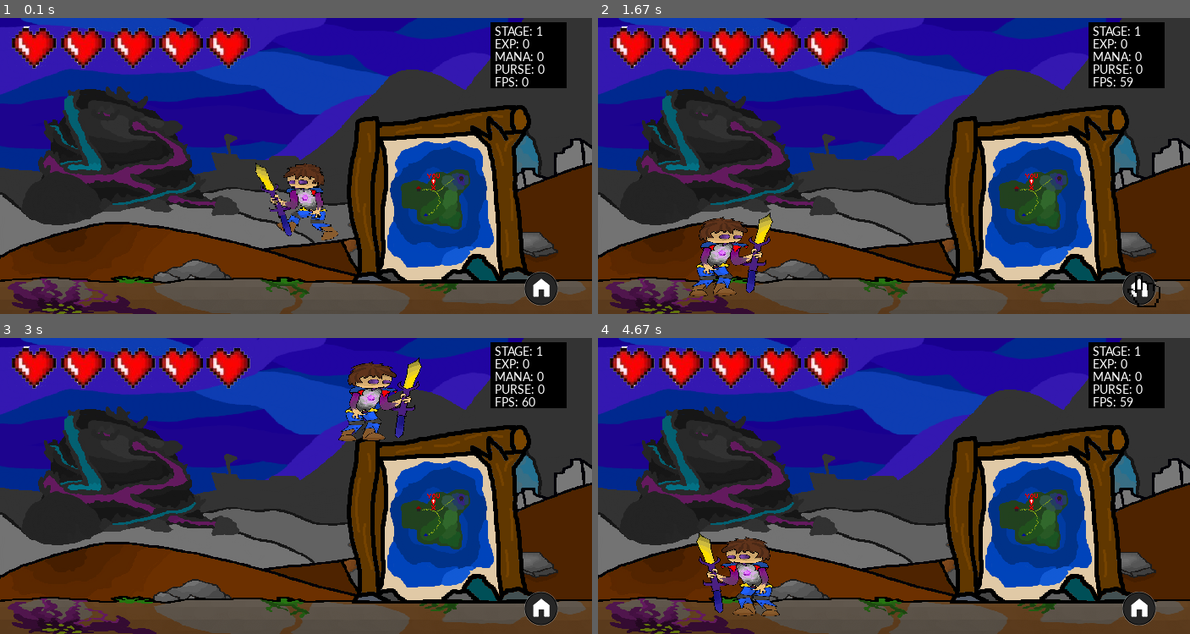
Above: before the commit, frames 1-4 (two rows, left to right).
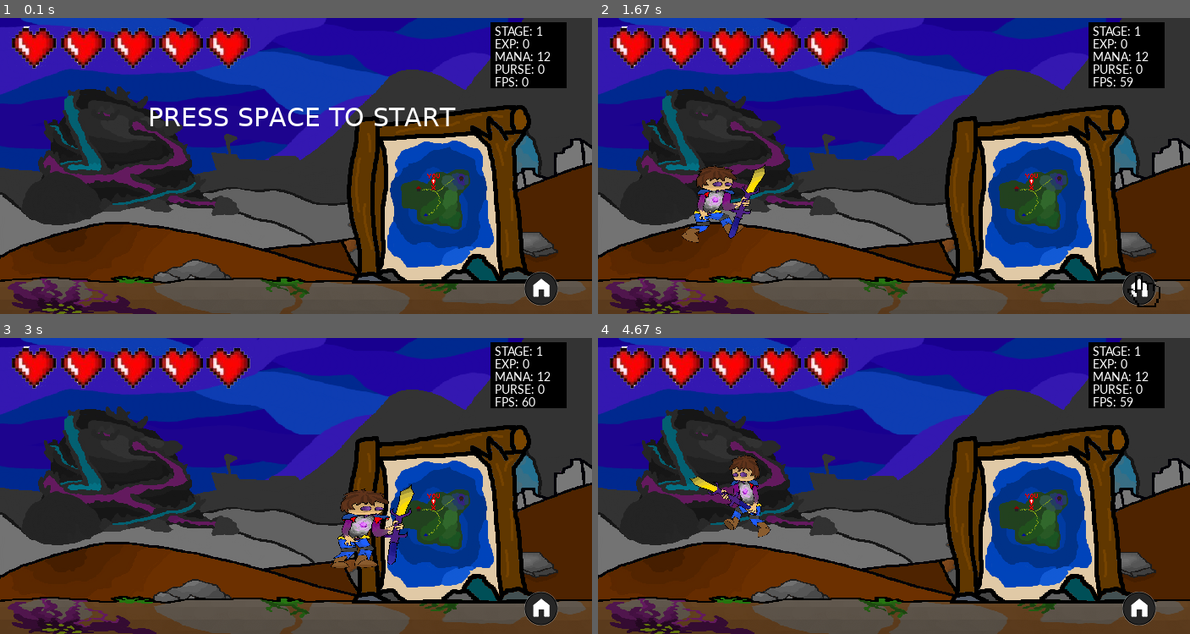
Above: after the commit, the same moments.

Repository: lolbit511/moribus-test-
Game: pygame game, started from Moribus/main.py
Same seed, same stepped clock (60 frames per second), same inputs: the game is played once before the commit and once after it.
Inputs (mouse positions are in pixels of both pictures, inside the frame that each line leads up to):
- Up to frame 1 (0.1 s): no input
- Up to frame 2 (1.67 s): hold Space 0.33-0.8 s; hold Right 0.33-0.8 s; hold N 0.83-1.3 s; hold Right 0.83-1.3 s; tap Space at 0.9, 1.2 s; click (1142, 290) at 1.38 s
- Up to frame 3 (3 s): right-click (355, 551) at 1.72 s; hold D 2-2.47 s; tap Space at 2.07, 2.37, 2.57, 2.9 s; hold Up 2.5-2.8 s; hold D from 2.83 s (still down)
- Up to frame 4 (4.67 s): tap Space at 3.2, 3.4, 3.7, 3.97, 4.27 s; release D at 3.3 s; hold Left 3.33-3.87 s; hold A 3.9-4.3 s; right-click (751, 426) at 4.38 s

The runs differ from the first frame. In frame 1, 2.9% of the frame differs, in the area x 25-93%, y 11-76%; in frame 2, 3.5%; in frame 3, 4.1%, in the area x 52-95%, y 6-88%; in frame 4, 3.3%.

Commit message:
add starting menu

Diff:
--- a/Moribus/main.py
+++ b/Moribus/main.py
@@ -81,7 +81,11 @@
     def __init__(self):
 
         super().__init__()
-        self.image = pygame.image.load("images/playerWalk1.png")
+        self.start = False
+        self.startdone = False
+
+        self.image = pygame.image.load("images/player.png")
+        #self.imageorg = self.image
         #cropped = pygame.Surface((80, 80))
         #cropped.blit(self.image, (-80, -80))
         #self.subsurface = pygame.Surface.subsurface(20, 2, 80, 98)
@@ -99,6 +103,8 @@
         self.jumping = False
         self.running = False
         self.move_frame = 0
+        self.jumpheight = -13
+        self.jump_timer = 250
         # Combat
         self.attacking = False
         self.attack_frame = 0
@@ -224,7 +230,14 @@
         self.rect.center = self.pos  # Updates rect
 
 
+
     def update(self): #player
+        if self.jumpheight == -18:
+            self.jump_timer -= 1
+        if self.jump_timer < 0:
+            self.jumpheight = -13
+            self.jump_timer = 250
+
         if cursor.wait == 1: return
         # Move the character to the next frame if conditions are met
         if self.jumping == False and self.running == True:
@@ -267,6 +280,7 @@
     def jump(self):
         self.rect.x += 1
 
+
         # Check to see if payer is in contact with the ground
         hits = pygame.sprite.spritecollide(self, ground_group, False)
 
@@ -275,7 +289,7 @@
         # If touching the ground, and not currently jumping, cause the player to jump.
         if hits and not self.jumping:
             self.jumping = True
-            self.vel.y = -18
+            self.vel.y = self.jumpheight
 
 
 class Item(pygame.sprite.Sprite):
@@ -285,6 +299,9 @@
             self.image = pygame.image.load("images/heart.png")
         elif itemtype == 2:
             self.image = pygame.image.load("images/coin.png")
+            self.image = pygame.transform.scale(self.image, (30, 30))
+        elif itemtype == 3:
+            self.image = pygame.image.load("images/jump_potion.gif")
             self.image = pygame.transform.scale(self.image, (30, 30))
         self.rect = self.image.get_rect()
         self.type = itemtype
@@ -302,11 +319,15 @@
         if hits:
             if player.health < 5 and self.type == 1:
                 player.health += 1
-                health.image = health_ani[player.health] ################################################################################################################################################
+                health.image = health_ani[player.health]
                 self.kill()
             if self.type == 2:
                 # handler.money += 1
                 player.coin += 1
+                self.kill()
+            if self.type == 3:
+                print("jump boosted")
+                player.jumpheight = -18
                 self.kill()
 
 
@@ -353,8 +374,6 @@
 
 
 
-
-
 class Map(pygame.sprite.Sprite):
     def __init__(self):
         super().__init__()
@@ -364,6 +383,27 @@
     def update(self):
         if self.hide == False:
             displaysurface.blit(self.image, (400, 100))
+
+
+class MenuDisplay:
+    def __init__(self):
+        super().__init__()
+        self.headingFont = pygame.font.SysFont('Verdana', 30)
+        self.text = self.headingFont.render("PRESS SPACE TO START", True, (255, 255, 255))
+        self.rect = self.text.get_rect()
+        self.posx = 175
+        self.posy = 100
+        self.display = True
+        self.clear = False
+    def move_display(self):
+        # Create the text to be displayed
+        #self.text = self.headingFont.render(self.text, True, (157, 3, 252))
+        if self.posx < 700:
+            self.posx += 0
+            displaysurface.blit(self.text, (self.posx, self.posy))
+        else:
+            self.display = False
+            self.kill()
 
 
 class StageDisplay(pygame.sprite.Sprite):
@@ -629,6 +669,8 @@
                 item_no = 1
             elif rand_num > 5 and rand_num <= 15:
                 item_no = 2
+            elif rand_num > 15 and rand_num < 50:
+                item_no = 3
 
             if item_no != 0:
                 # Add Item to Items group
@@ -694,11 +736,16 @@
         self.fired = False
 
         self.direction = random.randint(0, 1)  # 0 for Right, 1 for Left
-        self.vel.x = random.randint(2, 6) / 3  # Randomized velocity of the generated enemy
+        self.vel.x = random.randint(2, 6) / 3  # Randomized velocity of the generated enemyd
         self.mana = random.randint(2, 3)  # Randomized mana amount obtained upon
 
-        if self.direction == 0: self.image = pygame.image.load("images/enemy2.png")
-        if self.direction == 1: self.image = pygame.image.load("images/enemy2_L.png")
+
+        if self.direction == 0:
+            self.image = pygame.image.load("images/enemy2.png")
+        elif self.direction == 1:
+            self.image = pygame.image.load("images/enemy2_L.png")
+
+        self.image = pygame.transform.scale(self.image, (105, 105))
         self.rect = self.image.get_rect()
 
         # Sets the initial position of the enemy
@@ -793,7 +840,7 @@
         else:
             return 0
 
-    def turn(self): ######################################################################################### self.wait is not decreasing fast enough
+    def turn(self): # self.wait is not decreasing fast enough
         if self.wait > 0:
             self.wait -= 1
 
@@ -803,10 +850,14 @@
         if (self.direction):
             self.direction = 0
             self.image = pygame.image.load("images/enemy2.png")
+
+            self.image = pygame.transform.scale(self.image, (105, 105))
         else:
             self.direction = 1
             self.image = pygame.image.load("images/enemy2_L.png")
 
+            self.image = pygame.transform.scale(self.image, (105, 105))
+
 
 
 class FireBall(pygame.sprite.Sprite):
@@ -814,10 +865,10 @@
         super().__init__()
         self.direction = player.direction
         if self.direction == "RIGHT":
-            self.image = pygame.image.load("images/Shadow_Orb.png")
+            self.image = pygame.image.load("images/fireball1_L.png")
             self.image = pygame.transform.scale(self.image, (15, 15))
         else:
-            self.image = pygame.image.load("images/Shadow_Orb.png")
+            self.image = pygame.image.load("images/fireball1_R.png")
             self.image = pygame.transform.scale(self.image, (15, 15))
         self.rect = self.image.get_rect(center=player.pos)
         self.rect.x = player.pos.x
@@ -828,10 +879,10 @@
         # Runs while the fireball is still within the screen w/ extra margin
         if -10 < self.rect.x < 710:
             if self.direction == "RIGHT":
-                self.image = pygame.image.load("images/Shadow_Orb.png")
+                self.image = pygame.image.load("images/fireball1_L.png")
                 displaysurface.blit(self.image, self.rect)
             else:
-                self.image = pygame.image.load("images/Shadow_Orb.png")
+                self.image = pygame.image.load("images/fireball1_R.png")
                 displaysurface.blit(self.image, self.rect)
 
             if self.direction == "RIGHT":
@@ -847,7 +898,7 @@
 
 
 
-attackCD = 1 ###############################################
+attackCD = 1
 
 background = Background()
 ground = Ground()
@@ -875,6 +926,7 @@
 Map = Map()
 handler = EventHandler()
 stage_display = StageDisplay()
+menu_display = MenuDisplay()
 
 # Music and Sound
 #soundtrack = ["Twilight_Plains_music", "Sabreclaw_wastelands_music"]
@@ -882,6 +934,8 @@
 #fsound = pygame.mixer.Sound("fireball_sound.wav")
 #hit = pygame.mixer.Sound("enemy_hit.wav")
 
+
+player.image = pygame.image.load("images/empty.png")
 
 def gravity_check(self):
     hits = pygame.sprite.spritecollide(player, ground_group, False)
@@ -899,7 +953,7 @@
     #print(player.experiance)
 
     #player.health = 5  # cheat code 1
-    #player.mana = 12  # cheat code 2
+    player.mana = 12  # cheat code 2
     #nEventHandler.phase = 100  # cheat code 3
 
     a = datetime.datetime.now()
@@ -957,7 +1011,7 @@
                 handler.stage_handler()
                 #print("castle range")
             if event.key == pygame.K_n:
-                if Enemies != None  and not (handler.next_level_started): #########################################################################################################
+                if Enemies != None  and not (handler.next_level_started):
                     if handler.battle == True and len(Enemies) == 0:
                         handler.next_level_started = True
                         handler.next_stage()
@@ -967,8 +1021,11 @@
 
 
                     # Event handling for a range of different key presses
-            if event.key == pygame.K_SPACE or event.key == pygame.K_w:
+            if event.key == pygame.K_w or event.key == pygame.K_UP or event.key == pygame.K_SPACE:
                 player.jump()
+            if event.key == pygame.K_SPACE and player.startdone == False:
+                player.start = True
+
 
 
             if event.key == pygame.K_LEFT:
@@ -1005,11 +1062,12 @@
 
     if Enemies != None:
         for entity in Enemies:
-            print(entity.boltCD)
+            #print(entity.boltCD)
             entity.update()
             entity.move()
             entity.render()
-            if entity.boltCD > 0 and entity.fired == True: ################# ################# ################# ################# #################
+
+            if entity.boltCD > 0 and entity.fired == True:
                 entity.boltCD -= 1
             else:
                 entity.boltCD = 150
@@ -1036,17 +1094,31 @@
         bolt.fire()
 
 
-
-    player.move()
-    player.update()
+    if player.startdone == False:
+        if player.start == True : ###############################################################################################################################################
+            player.image = pygame.transform.scale(player.image, (80, 80))
+            player.start = False
+            menu_display.display = False
+            player.startdone = True
+    else:
+        player.update()
+        player.move()
+
+
     #print("player rect:",player.rect)
 
 
-    # Render stage display ######################################
+    # Render stage display
     if stage_display.display == True:
         stage_display.move_display()
     if stage_display.clear == True:
         stage_display.stage_clear()
+
+    # Render Starting screen
+    if menu_display.display == True:
+        menu_display.move_display()
+    if menu_display.clear == True:
+        menu_display.stage_clear()
 
     #print(stage_display.clear)
     # Status bar update and render
@@ -1054,9 +1126,11 @@
     status_bar.update_draw()
     handler.update()
 
+
     pygame.display.update()
     FPS_CLOCK.tick(FPS)
 
 
     b = datetime.datetime.now()
     #print(b - a)
+    #print(player.jump_timer)
Binary file added: Moribus/images/empty.png
Binary file changed: Moribus/images/enemy2.png
Binary file changed: Moribus/images/enemy2_L.png
Binary file added: Moribus/images/fireball1_L.png
Binary file added: Moribus/images/fireball1_R.png
Binary file added: Moribus/images/jump_potion.gif
Not shown, added: Moribus/Sounds/Sabreclaw_Wastelands_music.mp3
